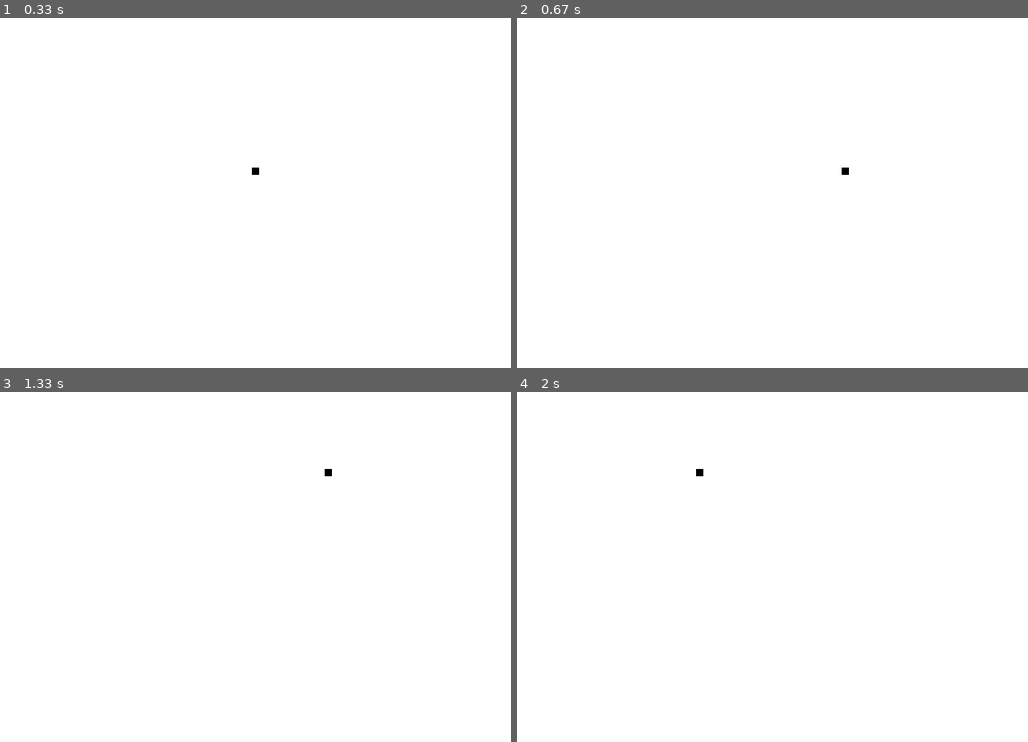
Above: before the commit, frames 1-4 (two rows, left to right).
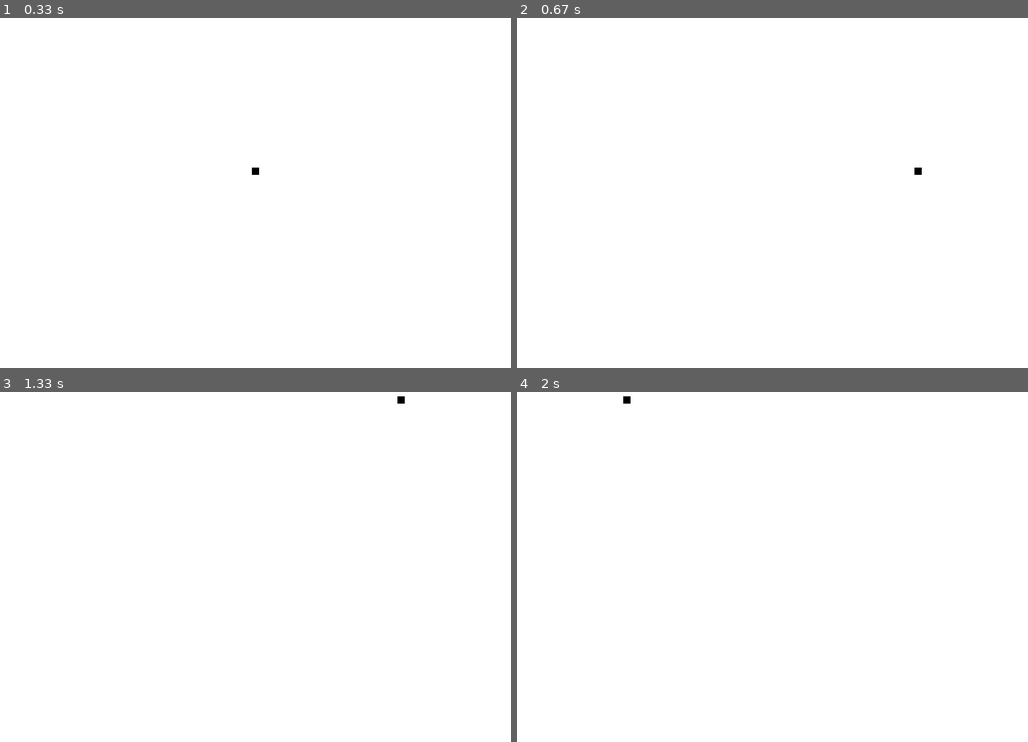
Above: after the commit, the same moments.

Repository: xPromate/SnakePygame
Game: pygame game, started from snake.py
The game is run twice, just before and just after one commit, with the same random seed, the same clock (stepped at 60 frames per second) and the same inputs.
Inputs:
- Up to frame 1 (0.33 s): no input
- Up to frame 2 (0.67 s): hold Right from 0.33 s (still down)
- Up to frame 3 (1.33 s): release Right at 0.8 s; hold Up 0.83-1.13 s; hold Left from 1.17 s (still down)
- Up to frame 4 (2 s): release Left at 1.63 s

Frame 1 is identical in both runs. In frame 2, less than 0.1% of the frame differs, in the area x 63-80%, y 42-45%; in frame 3, less than 0.1%; in frame 4, less than 0.1%.

Commit message:
Jogo da Cobra v2 mais rápido-funcional

Diff:
--- a/snake.py
+++ b/snake.py
@@ -31,7 +31,7 @@
 
 lead_y_change = 0 #pixeisqandavertical
 
-block_size = 5 #aquioqanda
+block_size = 10 #aquioqanda
 
 #enquanto o gameexit ñ é true
 
